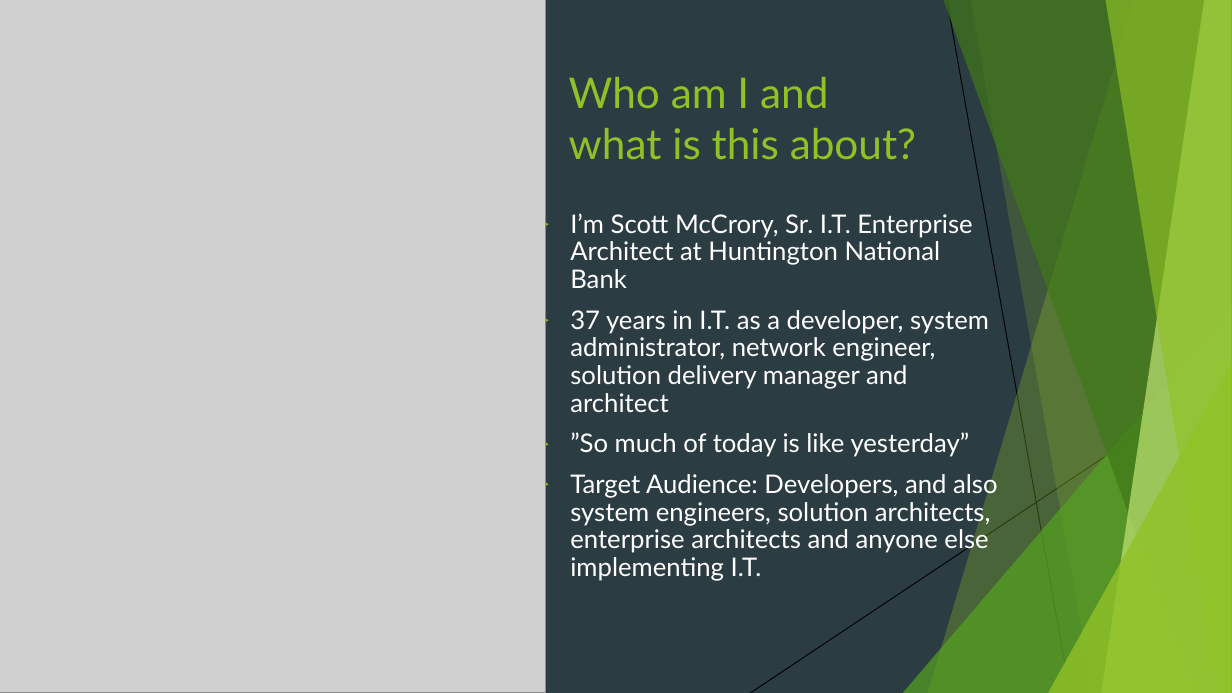
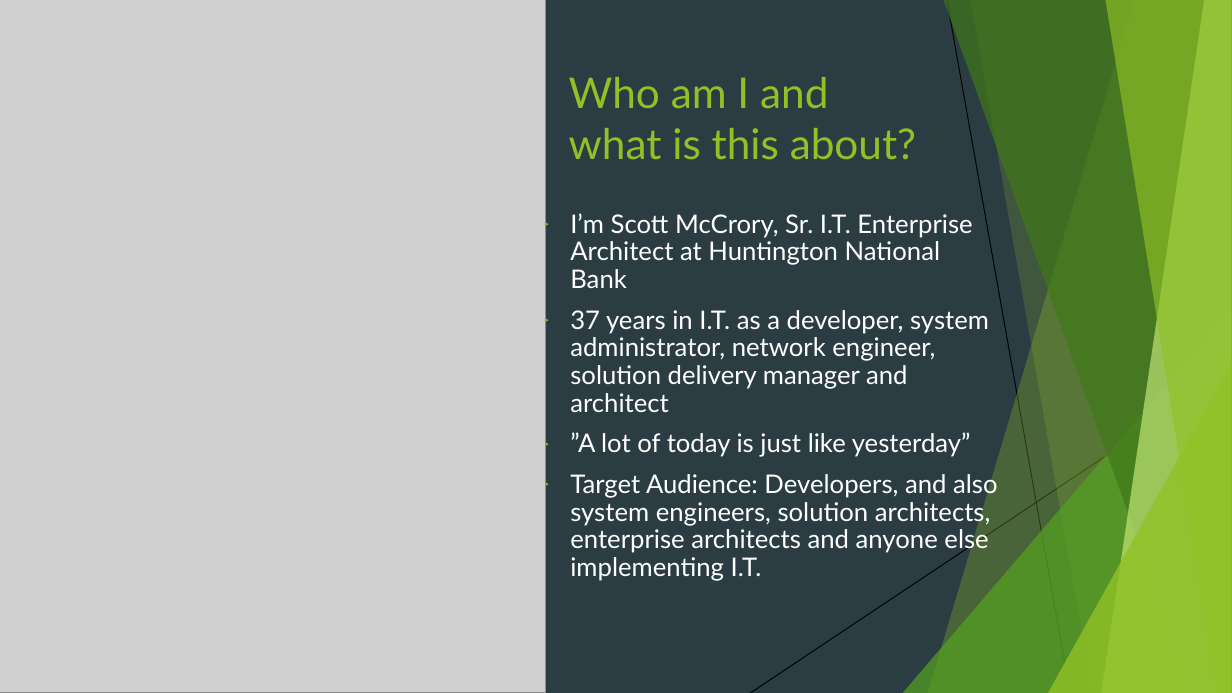
Before and after one commit to rudderfeet/the-unix-philosophy, a slide deck: slide 3 of The Unix Philosophy - Attributed - 2021-01-13.pptx. Drawn at 1232x693 pixels with LibreOffice and Linux fonts; fonts in the diff are those of the drawing; grey boxes stand for pictures. Boxes give left, top, right and bottom in pixels: in the first picture for what was removed or moved away, otherwise in the second. Text is boxed around its words. In the diff, an @@ line names an element or a change of style, - is before the commit and + after.

```diff
--- a/The Unix Philosophy - Attributed - 2021-01-13.pptx
+++ b/The Unix Philosophy - Attributed - 2021-01-13.pptx
@@ text at (x1=570, y1=432, x2=971, y2=457): text changed @@
-▶ ”So much of today is like yesterday”
+▶ ”A lot of today is just like yesterday”
```
Also in this commit, not shown: 12 other slides changed.
